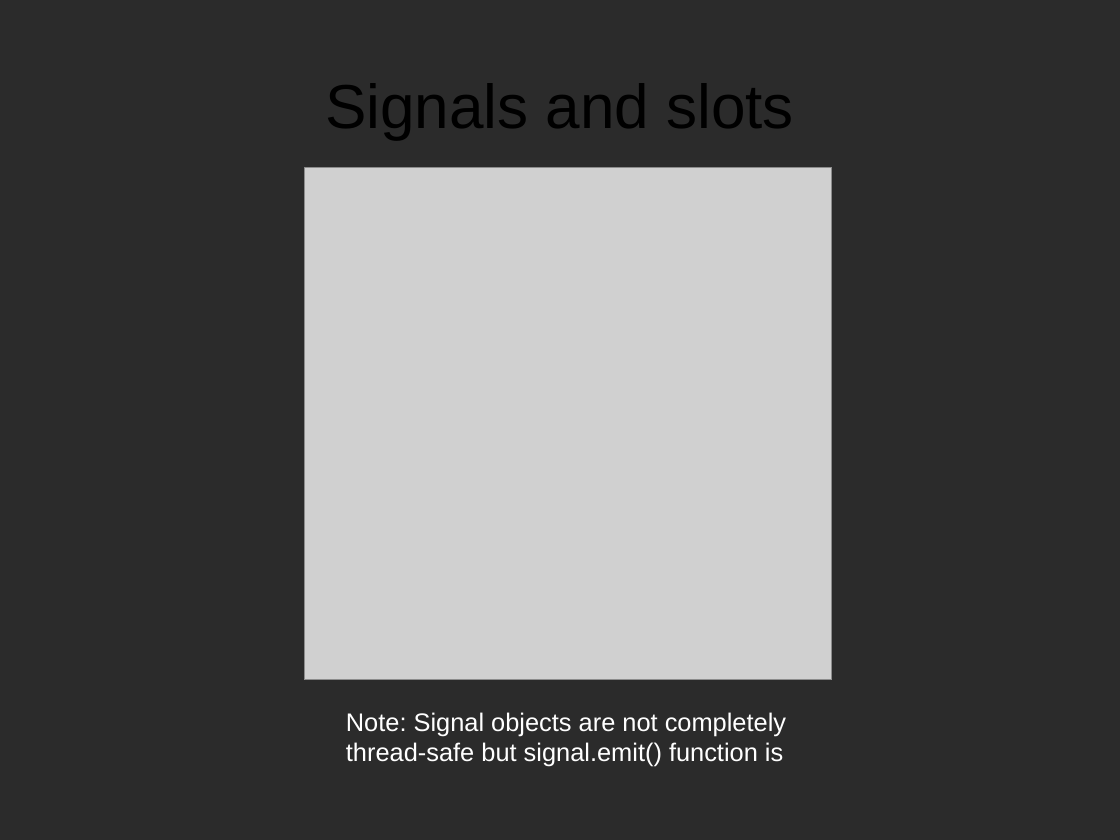
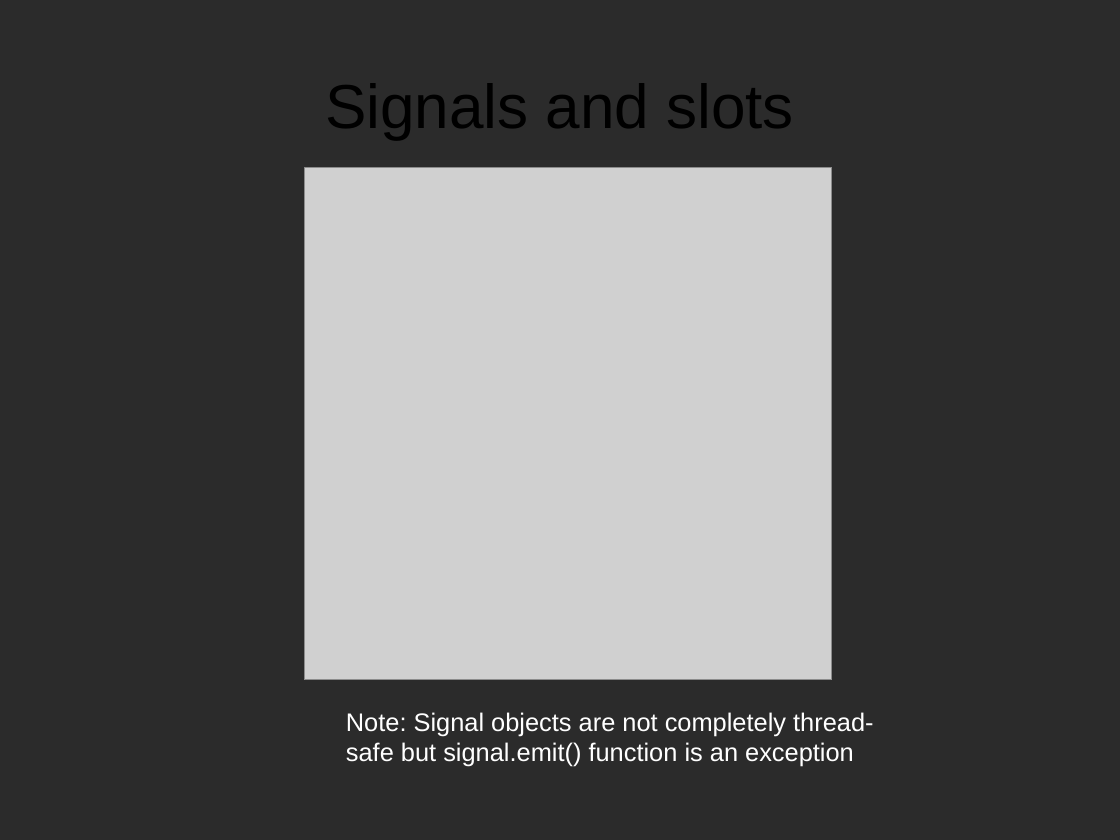
Before and after one commit to divi255/qtx, a slide deck: slide 6 of pres.odp. Drawn at 1120x840 pixels with LibreOffice and Linux fonts; fonts in the diff are those of the drawing; grey boxes stand for pictures; background and template pictures are left out; a plain dark background stands for a picture behind light text. Boxes give left, top, right and bottom in pixels: in the first picture for what was removed or moved away, otherwise in the second. Text is boxed around its words. In the diff, an @@ line names an element or a change of style, - is before the commit and + after.

Commit message:
fmt

```diff
--- a/pres.odp
+++ b/pres.odp
@@ text at [346,712,873,767]: text changed @@
-Note: Signal objects are not completely thread-safe but signal.emit() function is
+Note: Signal objects are not completely thread-safe but signal.emit() function is an exception
```
